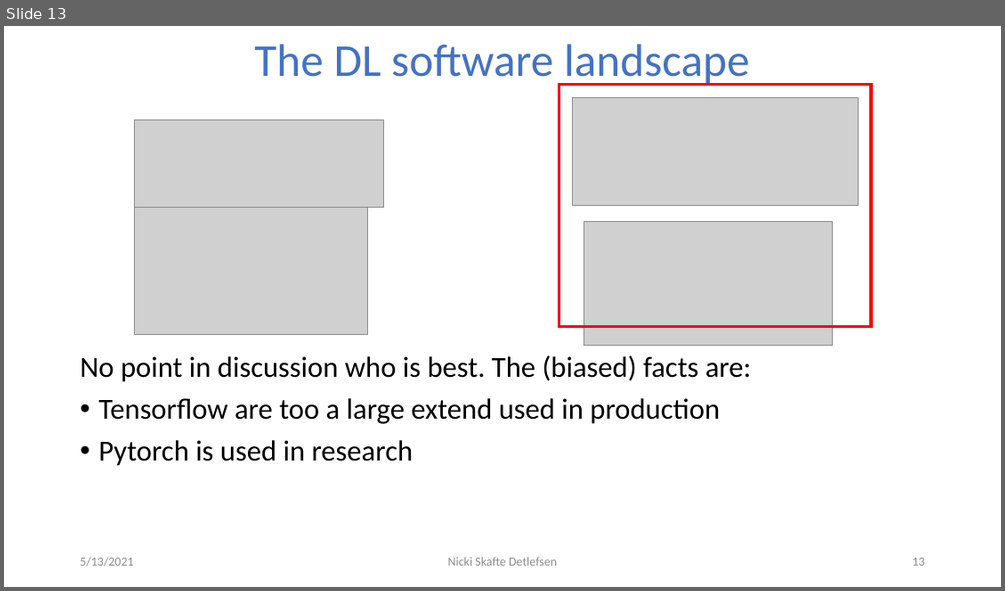
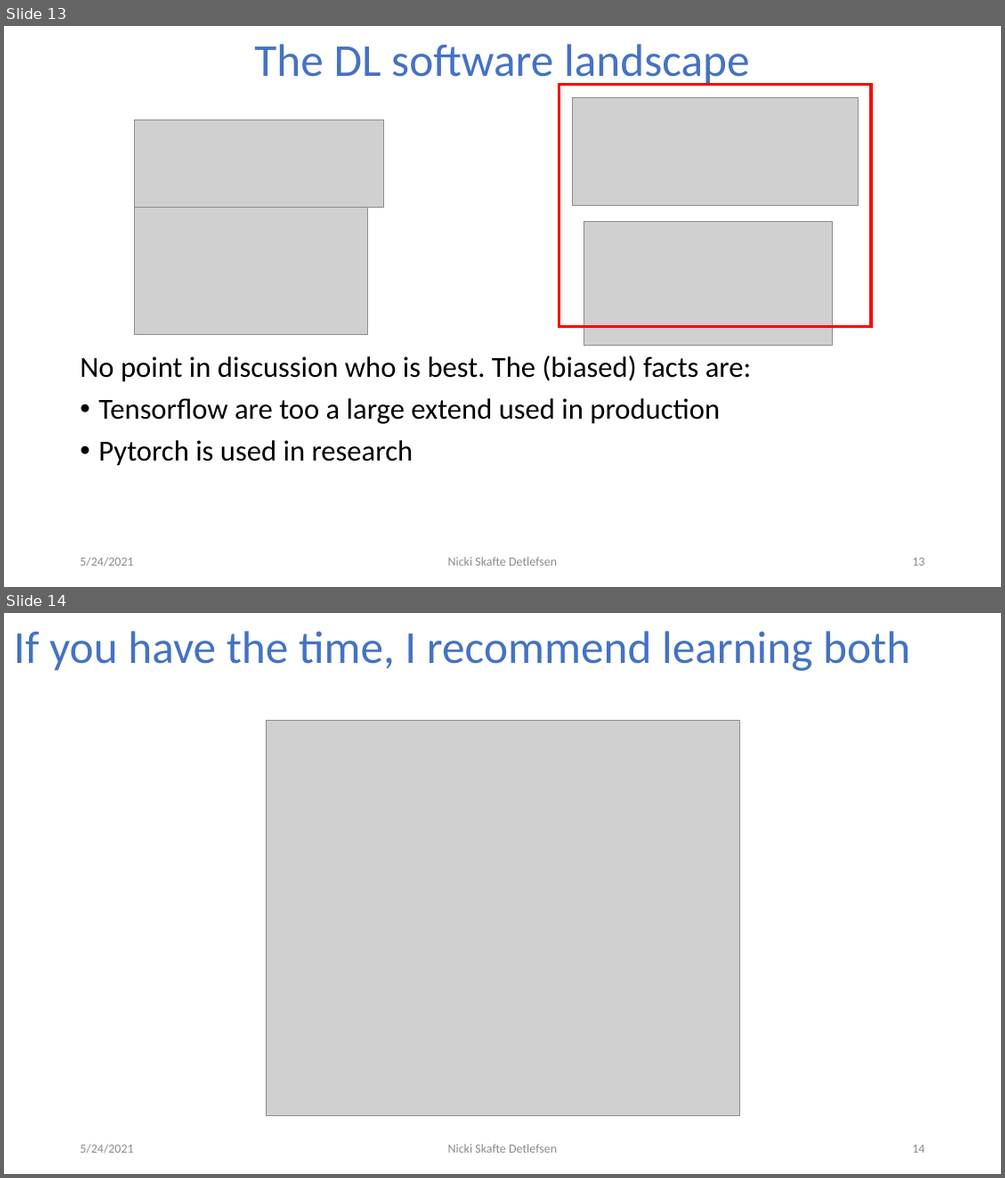
Before and after one commit to DeepEasterbunny/dtu_mlops, a slide deck: 01_introduction/How_autodiff_changed_the_world.pptx. Shown one above the other, each under a label of ours: slide 13 before the commit, slides 13 and 14 after it. The pictures are 1005x591 and 1005x1178 pixels, drawn with LibreOffice and Linux fonts; fonts in the diff are those of the drawing; grey boxes stand for pictures; background and template pictures are left out. Boxes give left, top, right and bottom in pixels: in the first picture for what was removed or moved away, otherwise in the second. Text is boxed around its words. In the diff, an @@ line names an element or a change of style, - is before the commit and + after.

```diff
--- a/01_introduction/How_autodiff_changed_the_world.pptx
+++ b/01_introduction/How_autodiff_changed_the_world.pptx
@@ slide 14 added at box(4, 613, 1001, 1174), background #FFFFFF @@
@@ title added at box(14, 631, 910, 671), 44 pt, text #4472C4 @@
+If you have the time, I recommend learning both
@@ picture added at box(266, 720, 739, 1116) @@
@@ text added at box(80, 1143, 133, 1153), 12 pt, text #8C8C8C @@
+5/24/2021
@@ text added at box(448, 1143, 557, 1152), 12 pt, text #8C8C8C @@
+Nicki Skafte Detlefsen
@@ page number added at box(912, 1144, 924, 1152), 12 pt, text #8C8C8C @@
+14
@@ slide 13 changed as well @@
@@ text at box(80, 556, 133, 566): text changed @@
-5/13/2021
+5/24/2021
```
Also in this commit, not shown: 13 other slides changed, 6 other files.
